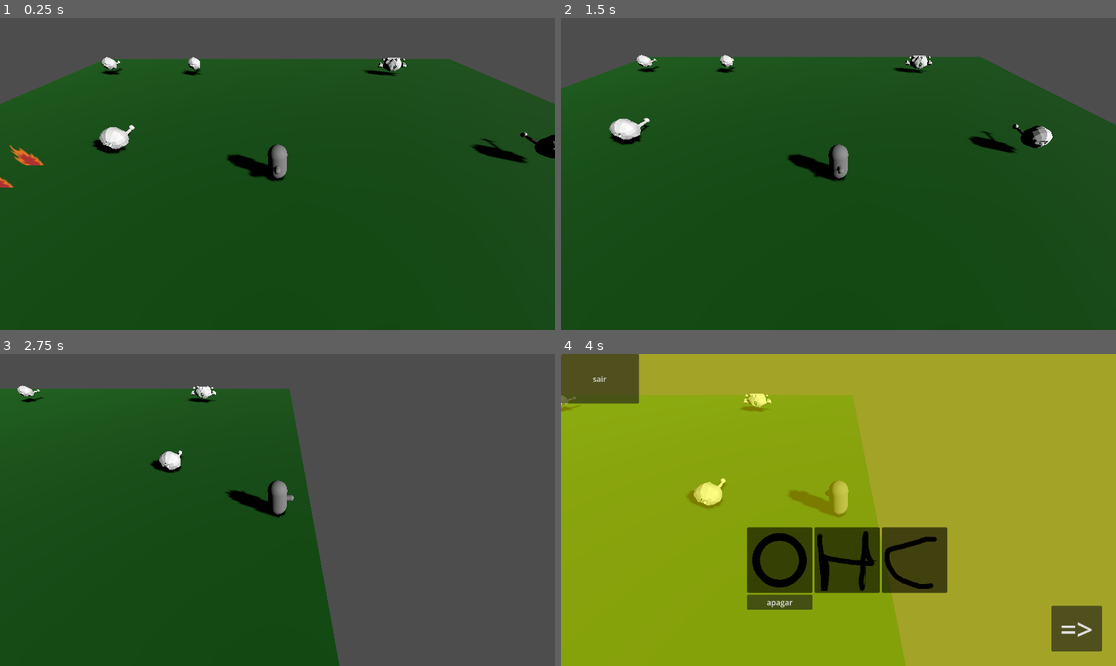
Above: before the commit, frames 1-4 (two rows, left to right).
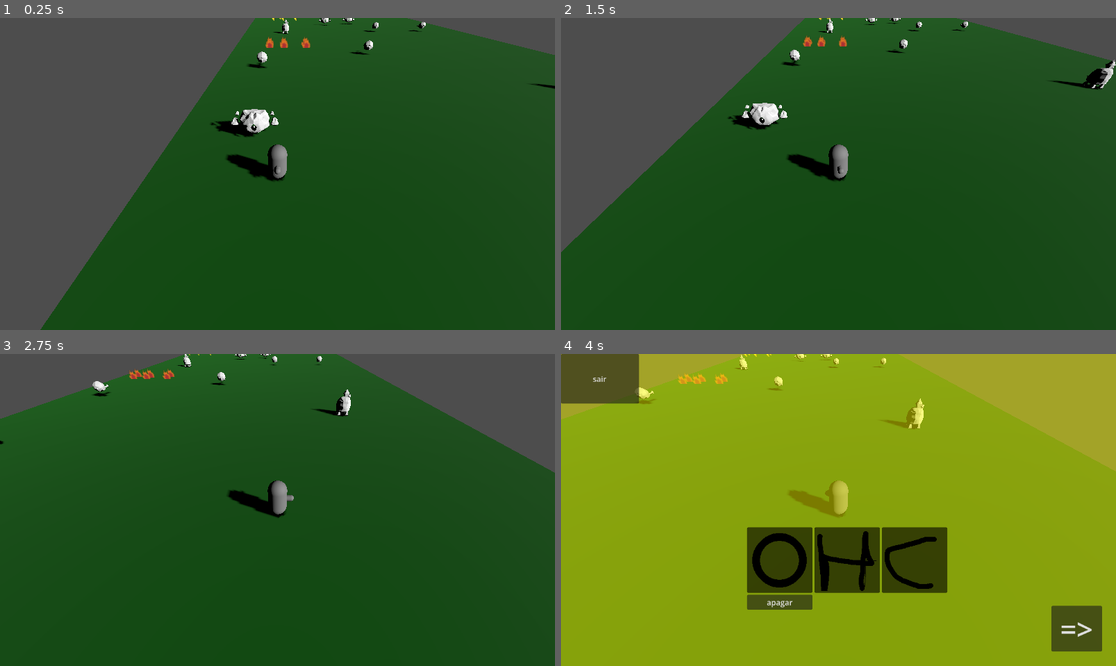
Above: after the commit, the same moments.

Repository: felpo-games/bichos-atomicos-2
Game: Godot game, scene res://cenas/feses/fese_1.tscn
The game is run twice, just before and just after one commit, with the same random seed, the same clock (stepped at 60 frames per second) and the same inputs. The project has no main scene, so this scene is started directly.
Inputs (mouse positions are in pixels of both pictures, inside the frame that each line leads up to):
- Up to frame 1 (0.25 s): no input
- Up to frame 2 (1.5 s): tap Enter at 0.5 s; move the mouse to (960, 158) at 0.52 s; hold D (direita) 0.53-1.28 s; right-click (960, 158) at 0.6 s; move the mouse to (727, 189) at 1.27 s; hold S (tras) from 1.28 s (still down); click (727, 189) at 1.35 s
- Up to frame 3 (2.75 s): move the mouse to (333, 441) at 2.02 s; release S (tras) at 2.03 s; hold D (direita) from 2.03 s (still down); tap Shift (dash) at 2.1 s
- Up to frame 4 (4 s): move the mouse to (810, 572) at 2.77 s; release D (direita) at 2.78 s; hold W (frente) 2.78-3.53 s; tap E (interacao) at 2.85 s; move the mouse to (1005, 556) at 3.52 s; hold A (esquerda) from 3.53 s (still down); tap Tab (labotario) at 3.6 s

The runs differ from the first frame. In frame 1, 28% of the frame differs, in the area x 0-100%, y 0-100%; in frame 2, 20%; in frame 3, 41%; in frame 4, 30%.

Commit message:
add20302404
agora temos um campo mais organizado, e eletrizidade(não me lembro se adicionei)

Diff:
--- a/cenas/feses/fese_1.tscn
+++ b/cenas/feses/fese_1.tscn
@@ -8,16 +8,17 @@
 [ext_resource type="PackedScene" uid="uid://8jgini67sqoj" path="res://cenas/bichos/bicho_h.tscn" id="3_e5vpm"]
 [ext_resource type="PackedScene" uid="uid://cojmkk1gai3wm" path="res://cenas/bichos/bicho_c.tscn" id="4_g0u1t"]
 [ext_resource type="PackedScene" uid="uid://2n7s13pt8lm1" path="res://cenas/obstaculos/fogo_normal.tscn" id="8_1efgt"]
+[ext_resource type="PackedScene" uid="uid://ce3xps06jwojt" path="res://cenas/obstaculos/fogo_eletrico.tscn" id="9_xeb63"]
 
 [sub_resource type="StandardMaterial3D" id="StandardMaterial3D_8gjcs"]
 albedo_color = Color(0, 0.39215687, 0, 1)
 
 [sub_resource type="BoxMesh" id="BoxMesh_1c7ow"]
 material = SubResource("StandardMaterial3D_8gjcs")
-size = Vector3(50, 0.5, 50)
+size = Vector3(50, 0.5, 100)
 
-[sub_resource type="ConcavePolygonShape3D" id="ConcavePolygonShape3D_oqrsv"]
-data = PackedVector3Array(-25, 0.25, 25, 25, 0.25, 25, -25, -0.25, 25, 25, 0.25, 25, 25, -0.25, 25, -25, -0.25, 25, 25, 0.25, -25, -25, 0.25, -25, 25, -0.25, -25, -25, 0.25, -25, -25, -0.25, -25, 25, -0.25, -25, 25, 0.25, 25, 25, 0.25, -25, 25, -0.25, 25, 25, 0.25, -25, 25, -0.25, -25, 25, -0.25, 25, -25, 0.25, -25, -25, 0.25, 25, -25, -0.25, -25, -25, 0.25, 25, -25, -0.25, 25, -25, -0.25, -25, 25, 0.25, 25, -25, 0.25, 25, 25, 0.25, -25, -25, 0.25, 25, -25, 0.25, -25, 25, 0.25, -25, -25, -0.25, 25, 25, -0.25, 25, -25, -0.25, -25, 25, -0.25, 25, 25, -0.25, -25, -25, -0.25, -25)
+[sub_resource type="ConcavePolygonShape3D" id="ConcavePolygonShape3D_xeb63"]
+data = PackedVector3Array(-25, 0.25, 50, 25, 0.25, 50, -25, -0.25, 50, 25, 0.25, 50, 25, -0.25, 50, -25, -0.25, 50, 25, 0.25, -50, -25, 0.25, -50, 25, -0.25, -50, -25, 0.25, -50, -25, -0.25, -50, 25, -0.25, -50, 25, 0.25, 50, 25, 0.25, -50, 25, -0.25, 50, 25, 0.25, -50, 25, -0.25, -50, 25, -0.25, 50, -25, 0.25, -50, -25, 0.25, 50, -25, -0.25, -50, -25, 0.25, 50, -25, -0.25, 50, -25, -0.25, -50, 25, 0.25, 50, -25, 0.25, 50, 25, 0.25, -50, -25, 0.25, 50, -25, 0.25, -50, 25, 0.25, -50, -25, -0.25, 50, 25, -0.25, 50, -25, -0.25, -50, 25, -0.25, 50, 25, -0.25, -50, -25, -0.25, -50)
 
 [node name="fese1" type="Node3D" unique_id=1065080157]
 
@@ -26,10 +27,10 @@
 [node name="MeshInstance3D" type="MeshInstance3D" parent="chao" unique_id=402332448]
 mesh = SubResource("BoxMesh_1c7ow")
 
-[node name="StaticBody3D" type="StaticBody3D" parent="chao/MeshInstance3D" unique_id=1044221823]
+[node name="StaticBody3D" type="StaticBody3D" parent="chao/MeshInstance3D" unique_id=850405748]
 
-[node name="CollisionShape3D" type="CollisionShape3D" parent="chao/MeshInstance3D/StaticBody3D" unique_id=1758868948]
-shape = SubResource("ConcavePolygonShape3D_oqrsv")
+[node name="CollisionShape3D" type="CollisionShape3D" parent="chao/MeshInstance3D/StaticBody3D" unique_id=1119582690]
+shape = SubResource("ConcavePolygonShape3D_xeb63")
 
 [node name="efeitos" type="Node3D" parent="." unique_id=2004406884]
 
@@ -48,36 +49,36 @@
 [node name="Laboratorio_iventario" parent="personagem/telas" unique_id=1409135382 instance=ExtResource("3_34wp8")]
 
 [node name="player" parent="personagem" unique_id=1822486866 instance=ExtResource("1_1c7ow")]
-transform = Transform3D(1, 0, 0, 0, 1, 0, 0, 0, 1, 0, 1.4799995, 0)
+transform = Transform3D(1, 0, 0, 0, 1, 0, 0, 0, 1, -17.65928, 1.4799995, 29.82803)
 
 [node name="bichos" type="Node3D" parent="." unique_id=1018644957]
 
 [node name="bicho_h" parent="bichos" unique_id=1122094937 instance=ExtResource("3_e5vpm")]
-transform = Transform3D(1, 0, 0, 0, 1, 0, 0, 0, 1, -9.694666, 1.4084129, -17.865496)
+transform = Transform3D(1, 0, 0, 0, 1, 0, 0, 0, 1, -3.8488197, 1.4084129, 2.1928291)
 
 [node name="bicho_h4" parent="bichos" unique_id=405679416 instance=ExtResource("3_e5vpm")]
-transform = Transform3D(1, 0, 0, 0, 1, 0, 0, 0, 1, -19.601109, 1.4084129, -17.865496)
+transform = Transform3D(1, 0, 0, 0, 1, 0, 0, 0, 1, -19.601109, 1.4084129, 9.186035)
 
 [node name="bicho_h3" parent="bichos" unique_id=913013922 instance=ExtResource("3_e5vpm")]
-transform = Transform3D(1, 0, 0, 0, 1, 0, 0, 0, 1, -9.694666, 1.4084129, -2.052723)
+transform = Transform3D(1, 0, 0, 0, 1, 0, 0, 0, 1, 4.725645, 1.4084129, -18.955694)
 
 [node name="bicho_h2" parent="bichos" unique_id=2052091591 instance=ExtResource("3_e5vpm")]
-transform = Transform3D(1, 0, 0, 0, 1, 0, 0, 0, 1, 15.58252, 1.4084129, -1.1594563)
+transform = Transform3D(1, 0, 0, 0, 1, 0, 0, 0, 1, 15.58252, 1.4084129, -19.42301)
 
 [node name="bicho_c" parent="bichos" unique_id=1730391757 instance=ExtResource("4_g0u1t")]
 transform = Transform3D(1, 0, 0, 0, 1, 0, 0, 0, 1, 12.822563, 1.2433438, 17.10046)
 
 [node name="bicho_c2" parent="bichos" unique_id=835884886 instance=ExtResource("4_g0u1t")]
-transform = Transform3D(1, 0, 0, 0, 1, 0, 0, 0, 1, 7.358261, 1.2433438, 17.10046)
+transform = Transform3D(1, 0, 0, 0, 1, 0, 0, 0, 1, -15.886856, 1.2433438, -16.964682)
 
 [node name="bicho_o" parent="bichos" unique_id=1814063333 instance=ExtResource("2_p6wll")]
-transform = Transform3D(1, 0, 0, 0, 1, 0, 0, 0, 1, 13.565758, 0.73130035, -17.538023)
+transform = Transform3D(1, 0, 0, 0, 1, 0, 0, 0, 1, -19.06543, 0.73130035, 25.803104)
 
 [node name="bicho_o2" parent="bichos" unique_id=1857098330 instance=ExtResource("2_p6wll")]
-transform = Transform3D(1, 0, 0, 0, 1, 0, 0, 0, 1, -15.5067005, 0.73130035, 11.800081)
+transform = Transform3D(1, 0, 0, 0, 1, 0, 0, 0, 1, 2.0315523, 0.73130035, -31.723064)
 
 [node name="bicho_o3" parent="bichos" unique_id=79884874 instance=ExtResource("2_p6wll")]
-transform = Transform3D(1, 0, 0, 0, 1, 0, 0, 0, 1, -4.2534885, 0.73130035, 11.800081)
+transform = Transform3D(1, 0, 0, 0, 1, 0, 0, 0, 1, -4.816493, 0.73130035, -29.52969)
 
 [node name="coletaveis" type="Node3D" parent="." unique_id=2030487566]
 
@@ -103,6 +104,27 @@
 [node name="fogo_normal6" parent="obstaculos/fogo_normal" unique_id=1634613799 instance=ExtResource("8_1efgt")]
 transform = Transform3D(-0.14033103, 0, 0.9901046, 0, 1, 0, -0.9901046, 0, -0.14033103, -18.885427, 1.5780773, 1.5267849)
 
+[node name="fogo_eletrico" type="Node3D" parent="obstaculos" unique_id=1679242623]
+transform = Transform3D(1, 0, 0, 0, 1, 0, 0, 0, 1, -0.8751621, 0, -23.899696)
+
+[node name="fogo_eletrico" parent="obstaculos/fogo_eletrico" unique_id=702213636 instance=ExtResource("9_xeb63")]
+transform = Transform3D(1, 0, 0, 0, 1, 0, 0, 0, 1, -17.735165, 2.0399346, -3.7732553)
+
+[node name="fogo_eletrico2" parent="obstaculos/fogo_eletrico" unique_id=271743782 instance=ExtResource("9_xeb63")]
+transform = Transform3D(1, 0, 0, 0, 1, 0, 0, 0, 1, -15.244938, 2.0399346, -3.7732553)
+
+[node name="fogo_eletrico3" parent="obstaculos/fogo_eletrico" unique_id=1304600200 instance=ExtResource("9_xeb63")]
+transform = Transform3D(1, 0, 0, 0, 1, 0, 0, 0, 1, -12.008422, 2.0399346, -3.7732553)
+
+[node name="fogo_eletrico4" parent="obstaculos/fogo_eletrico" unique_id=1427594267 instance=ExtResource("9_xeb63")]
+transform = Transform3D(1, 0, 0, 0, 1, 0, 0, 0, 1, -12.008422, 2.0399346, -6.2430153)
+
+[node name="fogo_eletrico5" parent="obstaculos/fogo_eletrico" unique_id=1120031388 instance=ExtResource("9_xeb63")]
+transform = Transform3D(1, 0, 0, 0, 1, 0, 0, 0, 1, -15.970114, 2.0399346, -6.2430153)
+
+[node name="fogo_eletrico6" parent="obstaculos/fogo_eletrico" unique_id=775066741 instance=ExtResource("9_xeb63")]
+transform = Transform3D(1, 0, 0, 0, 1, 0, 0, 0, 1, -17.728508, 2.0399346, -6.2430153)
+
 [connection signal="batalhar" from="personagem/telas/conversas_cena" to="bichos/bicho_c" method="_on_conversas_cena_batalhar"]
 [connection signal="batalhar" from="personagem/telas/conversas_cena" to="bichos/bicho_c2" method="_on_conversas_cena_batalhar"]
 [connection signal="acertou" from="personagem/telas/conversa_o" to="bichos/bicho_o" method="_on_conversa_o_acertou"]
--- /dev/null
+++ b/cenas/obstaculos/fogo_eletrico.gd
@@ -0,0 +1,19 @@
+extends Node3D
+
+
+# Called when the node enters the scene tree for the first time.
+func _ready() -> void:
+	show()
+	pass # Replace with function body.
+
+
+# Called every frame. 'delta' is the elapsed time since the previous frame.
+func _process(delta: float) -> void:
+
+	pass
+
+
+func _on_area_3d_area_entered(area: Area3D) -> void:
+	if area.is_in_group("ataque_dc"):
+		hide()
+	pass # Replace with function body.
--- /dev/null
+++ b/cenas/obstaculos/fogo_eletrico.tscn
@@ -0,0 +1,20 @@
+[gd_scene format=3 uid="uid://ce3xps06jwojt"]
+
+[ext_resource type="Script" uid="uid://be8b64ln4i1yh" path="res://cenas/obstaculos/fogo_eletrico.gd" id="1_70vp8"]
+[ext_resource type="Texture2D" uid="uid://dccejat5jnm0x" path="res://arte/felp/fogo eletrico.png" id="2_e4rsf"]
+
+[sub_resource type="BoxShape3D" id="BoxShape3D_irmpw"]
+
+[node name="fogo_eletrico" type="Node3D" unique_id=702213636]
+script = ExtResource("1_70vp8")
+
+[node name="Sprite3D" type="Sprite3D" parent="." unique_id=1698896354]
+billboard = 2
+texture = ExtResource("2_e4rsf")
+
+[node name="Area3D" type="Area3D" parent="." unique_id=213032899]
+
+[node name="CollisionShape3D" type="CollisionShape3D" parent="Area3D" unique_id=792946967]
+shape = SubResource("BoxShape3D_irmpw")
+
+[connection signal="area_entered" from="Area3D" to="." method="_on_area_3d_area_entered"]
Binary file added: arte/felp/fogo eletrico.png
Not shown, added: arte/felp/fogo eletrico.png.import
Not shown, added: cenas/obstaculos/fogo_eletrico.gd.uid
